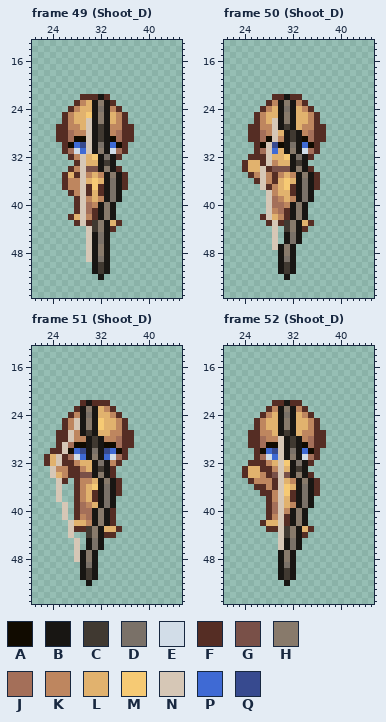
Two states of a pixel-art file, RPGO.Editor/Resources/All_Animations.aseprite. This is how it looked before the edit.
64x64 pixels, 112 frames. Shown: frame 49 (Shoot_D): x 21..45, y 13..55; frame 50 (Shoot_D): x 21..45, y 13..55; frame 51 (Shoot_D): x 21..45, y 13..55; frame 52 (Shoot_D): x 21..45, y 13..55. The commit also changed other frames, which this record leaves out.
Visible layers, top first: "Bow", "Character".
Palette (. is transparent): A #110b00  B #181613  C #403931  D #7a7168  E #d2dde8  F #552d24  G #795048  H #887a6b  J #a46f59  K #be865f  L #e1b26e  M #f6ca74  N #d6c7b6  P #3f6ad4  Q #374a8f
Pixels before, frame 49 (Shoot_D), first column x 25:
22 ....FFFBF....
23 ...FKLBHBF...
24 ..FKLLBDBKF..
25 .FKLLMBHBLKF.
26 .FKLLNBHBLKF.
27 FFKKLNBCBKKFF
28 FFJKKNBCBKJFF
29 FFJAANBCBAJFF
30 .FAPQNBDBPAF.
31 .FJEPNBHBEJF.
32 ..FKNLMBDBF..
33 ...FNLLBCB...
34 ..FKNGGBHBF..
35 .FLFNKLKBHBF.
36 .FKKNLMLBDBF.
37 .FKKNFMFBDBF.
38 ..FKNFLFBDB..
39 ...FNKLKBDB..
40 ...FNJKBHB...
41 ...FNJFBHB...
42 ..FLNKFBHB...
43 ...FNFCHBLF..
44 .....NCHBF...
45 .....NBDB....
46 .....NBDB....
47 .....NBHB....
48 .....NBHB....
49 .....NBDB....
50 ......BCB....
51 ......BCB....
52 .......B.....
Pixels before, frame 50 (Shoot_D), first column x 24:
22 .....FFBFF....
23 ....FKBHBKF...
24 ...FKLBDBLKF..
25 ..FKLLBHBLLKF.
26 ..FKLNBHBLLKF.
27 .FFKKNBCBLKKFF
28 .FFJKNLBCBKJFF
29 .FFJANKBCBAJFF
30 ..FANQABDBPAF.
31 ..FJNPLBHBEJF.
32 .FFFNLLMBDBF..
33 FLLFNKLLBCB...
34 FLLNFGGGBHBF..
35 .FKNKFKLKBHBF.
36 ..FNKFLMLBDBF.
37 ...NFKLMFBDBF.
38 ....NKLLFBDB..
39 ....NJKLKBDB..
40 ....NJJKBHB...
41 ....NKJFBHB...
42 ...FNLKFBHB...
43 ....FNFCHBLF..
44 .....N.CHBF...
45 .....N.BDB....
46 .....N.BDB....
47 .....NBHB.....
48 ......BHB.....
49 ......BDB.....
50 ......BCB.....
51 ......BCB.....
52 .......B......
Pixels before, frame 51 (Shoot_D), first column x 23:
22 ......FBFFF....
23 .....FBHBLKF...
24 ....FKBDBLLKF..
25 ...FKNBHBMLLKF.
26 ...FKNBHBMLLKF.
27 ..FFNKBCBLLKKFF
28 ..FFNKKBCBKKJFF
29 ..FNJAABCBAAJFF
30 .FFNAPQBDBQPAF.
31 FLNFJEPBHBPEJF.
32 FLNFFKLLBDBKF..
33 .NKKFFKLBCBF...
34 .NLKFFGGBHBF...
35 ..NF.FKKLBHBF..
36 ..N..FKLMBDBF..
37 ..N..FKLFBDBF..
38 ..N..FKLFBDB...
39 ...N.FJKLBDB...
40 ...N.FJJBHBF...
41 ...N.FKJBHBF...
42 ....NLLKBHBF...
43 ....NFFCHBLLF..
44 ....N..CHBFF...
45 .....N.BDB.....
46 .....N.BDB.....
47 .....NBHB......
48 .....NBHB......
49 ......BDB......
50 ......BCB......
51 ......BCB......
52 .......B.......
Pixels before, frame 52 (Shoot_D), first column x 24:
22 .....FFBFF....
23 ....FKBHBKF...
24 ...FKLBDBLKF..
25 ..FKLLBHBLLKF.
26 ..FKLLBHBLLKF.
27 .FFKKLBCBLKKFF
28 .FFJKKNBCBKJFF
29 .FFJAANBCBAJFF
30 ..FAPQNBDBPAF.
31 ..FJEPNBHBEJF.
32 .FFFKLNMBDBF..
33 FLLFFKNLBCB...
34 FLLKFGNGBHBF..
35 .FKKKFNLKBHBF.
36 ..FFKFNMLBDBF.
37 ...FFKNMFBDBF.
38 ....FKNLFBDB..
39 ....FJNLKBDB..
40 ....FJNKBHB...
41 ....FKNFBHB...
42 ...FLLNFBHB...
43 ....FFNCHBLF..
44 ......NCHBF...
45 ......NBDB....
46 ......NBDB....
47 ......BHB.....
48 ......BHB.....
49 ......BDB.....
50 ......BCB.....
51 ......BCB.....
52 .......B......
The same view after the edit:
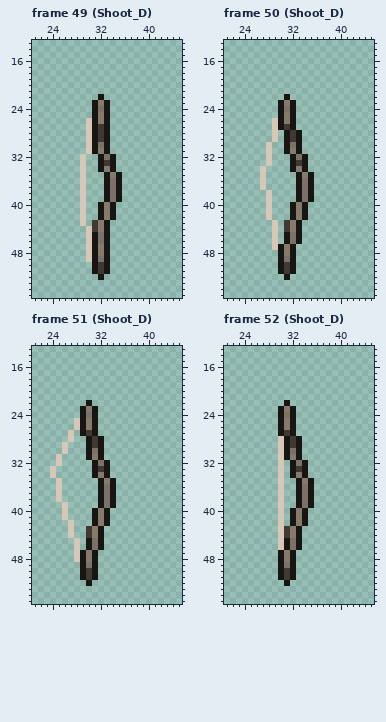
The exact change:
layer "Character" now hidden
Changed rows in their new state; - is an unchanged pixel.
Frame 49 (Shoot_D):
first column x 25:
22 ----...-.----
23 ---...---.---
24 --....---..--
25 -.....---...-
26 -....----...-
27 .....----....
28 .....----....
29 .....----....
30 -....----...-
31 -....----...-
32 --..-..---.--
33 ---.-..------
34 --..-..---.--
35 -...-...---.-
36 -...-...---.-
37 -...-...---.-
38 --..-...-----
39 ---.-...-----
40 ---.-..------
41 ---.-..------
42 --..-..------
43 ---.-.---..--
44 ---------.---
Frame 50 (Shoot_D):
first column x 24:
22 -----..-..----
23 ----..---..---
24 ---...---...--
25 --....---....-
26 --...----....-
27 -....----.....
28 -....-.---....
29 -....-.---....
30 --..-..---...-
31 --..-..---...-
32 -...-...---.--
33 ....-...------
34 ...-....---.--
35 -..-.....---.-
36 --.-.....---.-
37 ----.....---.-
38 -----....-----
39 -----....-----
40 -----...------
41 -----...------
42 ---.-...------
43 ----.-.---..--
44 ----------.---
Frame 51 (Shoot_D):
first column x 23:
22 ------.-...----
23 -----.---...---
24 ----..---....--
25 ---..----.....-
26 ---..----.....-
27 --..-.---......
28 --..-..---.....
29 --.-...---.....
30 -..-...---....-
31 ..-....---....-
32 ..-.....---..--
33 --......---.---
34 --......---.---
35 ---.-....---.--
36 -----....---.--
37 -----....---.--
38 -----....------
39 -----....------
40 -----...---.---
41 -----...---.---
42 -----...---.---
43 -----..---...--
44 ----------..---
Frame 52 (Shoot_D):
first column x 24:
22 -----..-..----
23 ----..---..---
24 ---...---...--
25 --....---....-
26 --....---....-
27 -.....---.....
28 -.....----....
29 -.....----....
30 --....----...-
31 --....----...-
32 -.....-.---.--
33 ......-.------
34 ......-.---.--
35 -.....-..---.-
36 --....-..---.-
37 ---...-..---.-
38 ----..-..-----
39 ----..-..-----
40 ----..-.------
41 ----..-.------
42 ---...-.------
43 ----..----..--
44 ----------.---
Pixel boxes of the changes (left, top, right, bottom) in both pictures:
erased: (56, 94, 134, 232)
erased: (242, 94, 326, 232)
erased: (44, 400, 134, 538)
erased: (242, 400, 326, 538)
